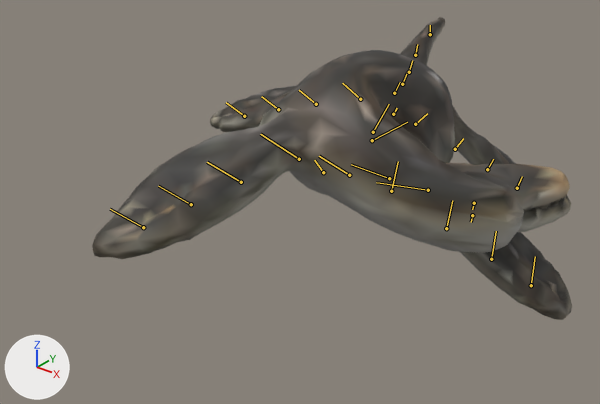
An edit to the glTF model public/assets/triassic/creatures/atopodentatus.lod1.glb, drawn before and after from the same camera.
Camera for both pictures: a camera (50 mm lens) standing at (2.6, -3.95, 1.86) and looking at (-0.35, -0.27, -0.42). Every picture has the same lights, and +X, +Y and +Z are marked at lower left. The first picture is the older version. Both versions are drawn at frame 17 of the action 'Heavy'; the numbers are the values there. The bones that bend it are drawn over the model as lines.

In view in the first picture: 'Atopodentatus procedural volume twin', 'Atopodentatus procedural volume twin lower jaw'.
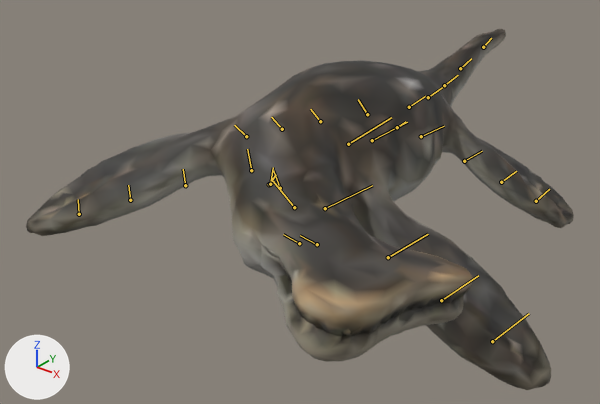
Location of each change, (x1, y1, x2, y2) in pixels of the pictures (600 x 404 px):
'Atopodentatus procedural volume twin', posed (14% wider, 19% taller)
    before: (92, 17, 572, 320)
    after: (26, 29, 574, 390)
'Atopodentatus procedural volume twin lower jaw', posed
    before: (518, 194, 571, 232)
    after: (260, 245, 464, 362)
bone 'body', root to tip
    before: (373, 132) to (389, 104)
    after: (348, 144) to (391, 117)
bone 'chest', root to tip
    before: (323, 172) to (314, 160)
    after: (269, 184) to (276, 174)
bone 'neck_00', root to tip
    before: (349, 175) to (319, 156)
    after: (270, 184) to (273, 167)
bone 'neck_01', root to tip
    before: (389, 178) to (351, 164)
    after: (280, 188) to (273, 170)
bone 'neck_02', root to tip
    before: (428, 190) to (376, 182)
    after: (294, 207) to (273, 181)
bone 'skull', root to tip
    before: (474, 203) to (472, 209)
    after: (317, 244) to (300, 235)

Edits to the bpy script that builds the scene:
```text
Change bone_body:
    where bone_body = bpy.data.objects['Atopodentatus_Rig'].pose.bones['body']  # child of 'root'
    bone_body.location: (0.0, -0.4, 0.0) -> (0.0, -0.653, 0.0)
    bone_body.rotation_quaternion: (0.969, -0.065, 0.119, 0.208) -> (0.993, -0.045, 0.055, 0.095)  # degrees (-5, 15, 24) -> degrees (-5, 7, 11)
Change bone_chest:
    where bone_chest = bpy.data.objects['Atopodentatus_Rig'].pose.bones['chest']  # child of 'body'
    bone_chest.rotation_quaternion: (0.961, 0.0, 0.0, 0.276) -> (0.992, 0.0, 0.0, 0.126)  # degrees (0, 0, 32) -> degrees (0, 0, 14)
Change bone_neck_00:
    where bone_neck_00 = bpy.data.objects['Atopodentatus_Rig'].pose.bones['neck_00']  # child of 'chest'
    bone_neck_00.rotation_quaternion: (0.968, 0.0, 0.0, 0.252) -> (0.995, 0.0, 0.0, 0.101)  # degrees (0, 0, 29) -> degrees (0, 0, 12)
Change bone_neck_01:
    where bone_neck_01 = bpy.data.objects['Atopodentatus_Rig'].pose.bones['neck_01']  # child of 'neck_00'
    bone_neck_01.rotation_quaternion: (0.968, 0.0, 0.0, 0.252) -> (0.995, 0.0, 0.0, 0.101)  # degrees (0, 0, 29) -> degrees (0, 0, 12)
Change bone_neck_02:
    where bone_neck_02 = bpy.data.objects['Atopodentatus_Rig'].pose.bones['neck_02']  # child of 'neck_01'
    bone_neck_02.rotation_quaternion: (0.968, 0.0, 0.0, 0.252) -> (0.995, 0.0, 0.0, 0.1)  # degrees (0, 0, 29) -> degrees (0, 0, 12)
Change bone_skull:
    where bone_skull = bpy.data.objects['Atopodentatus_Rig'].pose.bones['skull']  # child of 'neck_02'
    bone_skull.rotation_quaternion: (0.859, -0.082, 0.146, 0.484) -> (0.971, -0.017, 0.073, 0.228)  # degrees (0, 19, 59) -> degrees (0, 9, 26)
```
